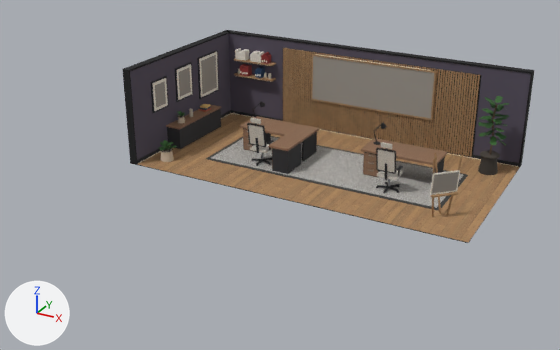
A saved change to the glTF model src/web/assets/office/design.gltf.
Before and after are seen from a 50 mm lens placed at (13.46, -20.92, 8.98), pointed at (4.64, -4.89, 0.97). Arrows for +X, +Y and +Z are at lower left; the lights stay in place. The older version comes first. Vertices at exactly the same position are counted once.

The first picture shows 'room_design' and 1 more.
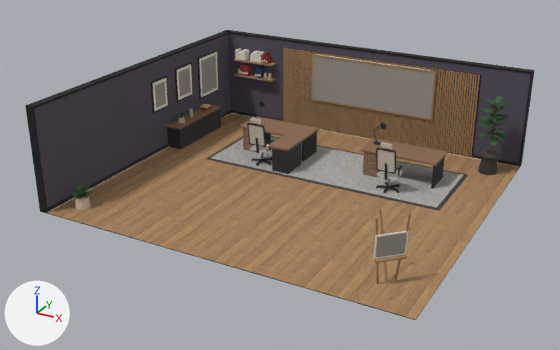
Location of each change, (x1, y1, x2, y2) in pixels of the pictures (560 x 350 px; the box of a moved part takes in the faces that stretch with it):
'room_design', reshaped (23% wider, 36% taller): before (122, 30, 534, 243); after (25, 30, 534, 320)
part 1 of me_room_design, moved or reshaped: before (161, 148, 174, 162); after (76, 195, 91, 210)
part 2 of me_room_design, moved or reshaped: before (161, 148, 173, 152); after (75, 194, 89, 199)
part 3 of me_room_design, moved or reshaped: before (430, 170, 460, 194); after (373, 231, 409, 259)
part 4 of me_room_design, moved or reshaped: before (447, 155, 463, 215); after (394, 213, 411, 281)
part 5 of me_room_design, moved or reshaped: before (432, 158, 435, 217); after (375, 218, 379, 284)
part 6 of me_room_design, moved or reshaped: before (434, 153, 441, 214); after (379, 209, 388, 281)
part 7 of me_room_design, moved or reshaped: before (430, 192, 459, 198); after (374, 255, 407, 263)
part 8 of me_room_design, moved or reshaped: before (432, 172, 459, 193); after (375, 233, 407, 258)
part 9 of me_room_design, added: after (26, 108, 47, 213)
part 10 of me_room_design, added: after (25, 30, 520, 320)

The edits, one by one:
me_room_design is used by ob_room_design; location (0.0, 0.0, 0.0).
me_room_design had 3379 vertices, 3822 faces and spanned x -0.02..9.7, y -5.2..0.02, z 0.46..3.21.
me_room_design now has 3381 vertices, 3822 faces and spans x -0.02..9.7, y -8.7..0.02, z 0.46..3.21.
me_room_design part 1: the loose piece of 28 vertices spanning x 0.56..0.94, y -4.69..-4.31, z 0.48..0.8 is moved by (0.0, -3.5, 0.0).
me_room_design part 2: the loose piece of 24 vertices spanning x 0.57..0.93, y -4.68..-4.32, z 0.77..0.78 is moved by (0.0, -3.5, 0.0).
me_room_design part 3: the loose piece of 8 vertices spanning x 8.5..9.04, y -4.54..-4.0, z 1.13..1.69 is moved by (0.0, -3.5, 0.0).
me_room_design part 4: the loose piece of 8 vertices spanning x 8.82..9.07, y -4.09..-4.02, z 0.48..2.08 is moved by (0.0, -3.5, 0.0).
me_room_design part 5: the loose piece of 8 vertices spanning x 8.52..8.59, y -4.57..-4.32, z 0.48..2.08 is moved by (0.0, -3.5, 0.0).
me_room_design part 6: the loose piece of 8 vertices spanning x 8.32..8.73, y -4.23..-3.82, z 0.52..1.94 is moved by (0.0, -3.5, 0.0).
me_room_design part 7: the loose piece of 8 vertices spanning x 8.52..9.07, y -4.57..-4.02, z 1.08..1.12 is moved by (0.0, -3.5, 0.0).
me_room_design part 8: the loose piece of 4 vertices spanning x 8.54..9.02, y -4.52..-4.04, z 1.16..1.65 is moved by (0.0, -3.5, 0.0).
me_room_design part 9: the loose piece of 6 vertices spanning x 9.66..9.7, y -0.2..0.02, z 0.46..3.16 is copied, and the copy is scaled about its middle by (5.5, 0.182, 1), then moved by (-9.59, -8.59, 0.0); it spans x -0.02..0.2, y -8.7..-8.66, z 0.46..3.16.
me_room_design part 10: 14 vertices added at x -0.02..9.7, y -8.7, z 0.46..3.21.
Other edits to the shape of me_room_design do not show in these pictures.
